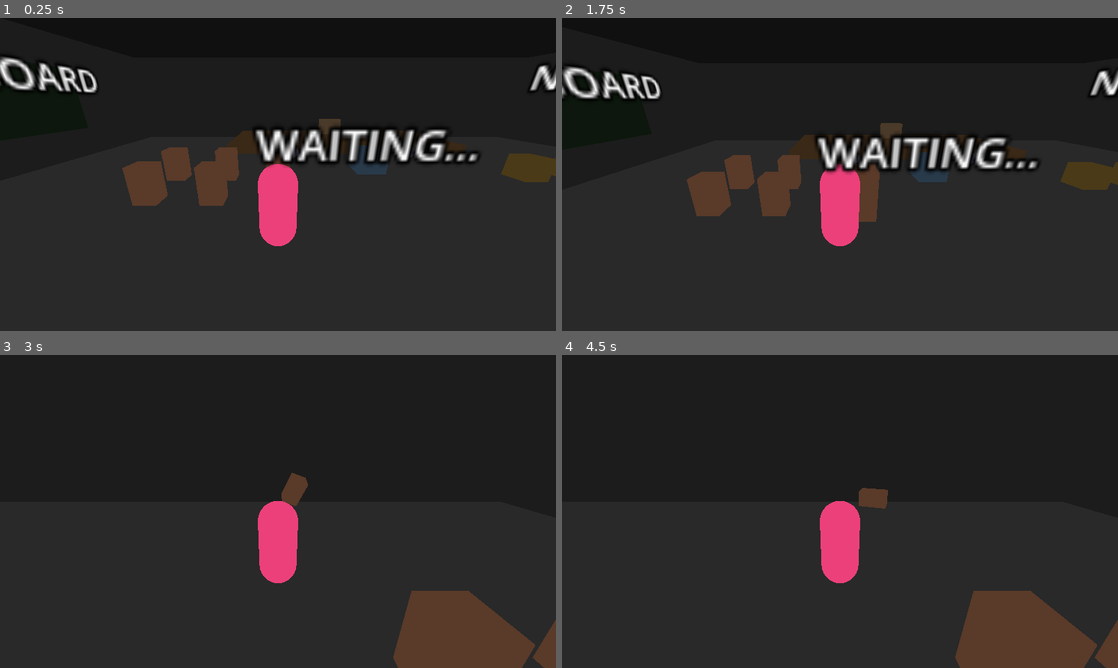
Above: before the commit, frames 1-4 (two rows, left to right).
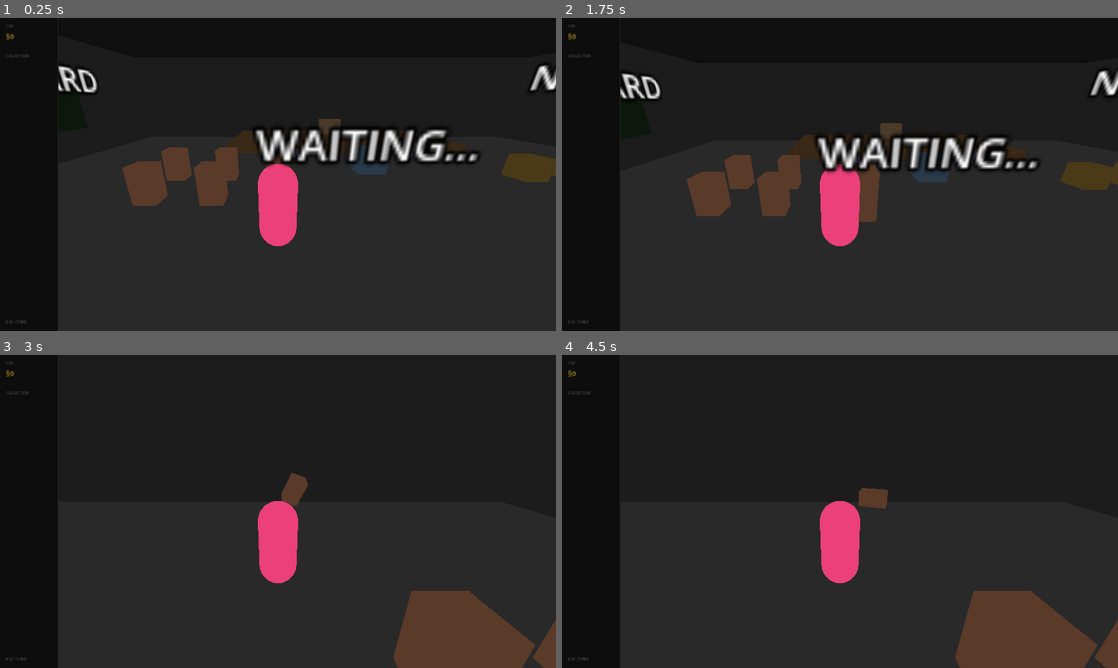
Above: after the commit, the same moments.

Repository: kevinBlum/hot-garbage
Game: Godot game, scene res://src/scenes/auction_house.tscn
Same seed, same stepped clock (60 frames per second), same inputs: the game is played once before the commit and once after it. This scene is started directly instead of the project's main scene.
Inputs:
- Up to frame 1 (0.25 s): no input
- Up to frame 2 (1.75 s): tap Enter at 0.5 s; hold W (move_forward) from 0.53 s (still down); tap E (interact) at 0.6 s; tap Space (jump) at 0.77, 1.52 s; tap Shift (sprint) at 1.35 s
- Up to frame 3 (3 s): keep holding W (move_forward); tap E (interact) at 2.1 s; tap Shift (sprint) at 2.85 s
- Up to frame 4 (4.5 s): keep holding W (move_forward); tap Space (jump) at 3.02, 3.77 s; tap E (interact) at 3.6 s; tap Shift (sprint) at 4.35 s

The runs differ from the first frame. In frame 1, 5.9% of the frame differs, in the area x 0-11%, y 4-100%; in frame 2, 5.6%; in frame 3, 5.5%; in frame 4, 5.5%.

Commit message:
feat: HUD overlay + bid countdown timer + open_bidding includes bidTimeout
- Add hud_overlay.gd: top-left strip with cash (gold), round counter, category
  collection pips, and a bid countdown label; joins hud_nodes group for refresh
- Wire auction_house.gd: _setup_canvas instantiates HUDOverlayScript on _canvas;
  _process drives bid countdown updating both in-world timer label and HUD;
  on_start_pitch calls set_round; on_open_bidding starts countdown with bid_timeout;
  on_show_bid_result stops countdown and refreshes cash
- game_session.js _openBidding now includes bidTimeout in open_bidding broadcast
- network_manager.gd propagates bidTimeout arg to all on_open_bidding handlers

Co-Authored-By: Claude Sonnet 4.6 <noreply@anthropic.com>

Diff:
--- a/hot-garbage-godot/src/network/network_manager.gd
+++ b/hot-garbage-godot/src/network/network_manager.gd
@@ -156,7 +156,8 @@
 				float(msg.get("ry", 0.0)),
 				msg.get("anim", "idle"))
 		"open_bidding":
-			get_tree().get_root().propagate_call("on_open_bidding", [], true)
+			get_tree().get_root().propagate_call("on_open_bidding",
+				[msg.get("bidTimeout", 30)], true)
 		"bid_result":
 			get_tree().get_root().propagate_call("on_show_bid_result", [msg], true)
 		"chaos":
--- a/hot-garbage-godot/src/scenes/auction_house.gd
+++ b/hot-garbage-godot/src/scenes/auction_house.gd
@@ -4,6 +4,7 @@
 const LocalPlayerScene = preload("res://src/characters/local_player.tscn")
 const RemotePlayerScene = preload("res://src/characters/remote_player.tscn")
 const ThrowablePropScript = preload("res://src/props/throwable_prop.gd")
+const HUDOverlayScript = preload("res://src/ui/hud_overlay.gd")
 
 # player_name → RemotePlayer node
 var _remote_players: Dictionary = {}
@@ -20,6 +21,7 @@
 
 # CanvasLayer populated in later tasks
 var _canvas: CanvasLayer
+var _hud: Control = null
 
 var _local_player: CharacterBody3D = null
 var _is_auctioneer: bool = false
@@ -156,9 +158,23 @@
 		marker.position = SPAWNS[i]
 		add_child(marker)
 
+func _process(delta: float) -> void:
+	if _bid_counting:
+		_bid_time_left -= delta
+		if _bid_time_left < 0.0:
+			_bid_time_left = 0.0
+			_bid_counting = false
+		var secs: int = int(ceil(_bid_time_left))
+		_timer_label.text = "%d" % secs if secs > 0 else ""
+		if _hud:
+			_hud.start_bid_countdown(_bid_time_left)
+
 func _setup_canvas() -> void:
 	_canvas = CanvasLayer.new()
 	add_child(_canvas)
+
+	_hud = HUDOverlayScript.new()
+	_canvas.add_child(_hud)
 
 func _setup_lighting() -> void:
 	var env_node := WorldEnvironment.new()
@@ -271,6 +287,8 @@
 func on_start_pitch(artifact: Dictionary, _pitch_duration: int, round: int = 1, total_rounds: int = 5) -> void:
 	_current_artifact = artifact
 	_phase_sign_label.text = "PITCH PHASE\nROUND %d/%d" % [round, total_rounds]
+	if _hud:
+		_hud.set_round(round, total_rounds)
 	var cat: String = artifact.get("category", "unknown")
 	var cat_color: Color = _UITheme.cat_color(cat)
 
@@ -291,14 +309,21 @@
 	for name in _remote_players:
 		_remote_players[name].set_crown_visible(name == p_name)
 
-func on_open_bidding() -> void:
+func on_open_bidding(bid_timeout: float = 30.0) -> void:
 	_phase_sign_label.text = "BIDDING OPEN"
+	_bid_time_left = bid_timeout
+	_bid_counting = true
 	if _auction_item:
 		_auction_item.set_interactable(false)
 		_auction_item.lock_to_pedestal()
 
 func on_show_bid_result(_result: Dictionary) -> void:
 	_phase_sign_label.text = "SOLD"
+	_bid_counting = false
+	_timer_label.text = ""
+	if _hud:
+		_hud.stop_bid_countdown()
+		_hud.update_cash(GameServer.player_cash.get(NetworkManager.local_name, 0))
 
 func on_show_chaos(_chaos: Dictionary) -> void:
 	pass
--- /dev/null
+++ b/hot-garbage-godot/src/ui/hud_overlay.gd
@@ -0,0 +1,138 @@
+extends Control
+
+const _UITheme = preload("res://src/scenes/ui_theme.gd")
+
+var _cash_label: Label
+var _round_label: Label
+var _collection_vbox: VBoxContainer
+var _countdown_label: Label
+
+func _ready() -> void:
+	add_to_group("hud_nodes")
+	# Fixed left strip, full height
+	anchor_left   = 0.0
+	anchor_top    = 0.0
+	anchor_right  = 0.0
+	anchor_bottom = 1.0
+	offset_left   = 0.0
+	offset_top    = 0.0
+	offset_right  = _UITheme.HUD_WIDTH
+	offset_bottom = 0.0
+
+	var bg := ColorRect.new()
+	bg.color = _UITheme.SURFACE
+	bg.set_anchors_preset(Control.PRESET_FULL_RECT)
+	add_child(bg)
+
+	var sep := ColorRect.new()
+	sep.color = _UITheme.BORDER
+	sep.set_anchors_preset(Control.PRESET_RIGHT_WIDE)
+	sep.custom_minimum_size = Vector2(1, 0)
+	add_child(sep)
+
+	var vbox := VBoxContainer.new()
+	vbox.set_anchors_preset(Control.PRESET_FULL_RECT)
+	vbox.offset_left   = _UITheme.PAD
+	vbox.offset_top    = _UITheme.PAD
+	vbox.offset_right  = -_UITheme.PAD
+	vbox.offset_bottom = -_UITheme.PAD
+	vbox.add_theme_constant_override("separation", _UITheme.GAP)
+	add_child(vbox)
+
+	var you_lbl := Label.new()
+	you_lbl.text = "YOU"
+	_UITheme.style_section_label(you_lbl)
+	vbox.add_child(you_lbl)
+
+	_cash_label = Label.new()
+	_cash_label.text = "§—"
+	_UITheme.style_label(_cash_label, _UITheme.FS_ARTIFACT, _UITheme.GOLD)
+	_cash_label.autowrap_mode = TextServer.AUTOWRAP_OFF
+	vbox.add_child(_cash_label)
+
+	_round_label = Label.new()
+	_round_label.text = ""
+	_UITheme.style_label(_round_label, _UITheme.FS_LABEL, _UITheme.DIM)
+	vbox.add_child(_round_label)
+
+	var col_lbl := Label.new()
+	col_lbl.text = "COLLECTION"
+	_UITheme.style_section_label(col_lbl)
+	vbox.add_child(col_lbl)
+
+	_collection_vbox = VBoxContainer.new()
+	_collection_vbox.add_theme_constant_override("separation", 4)
+	vbox.add_child(_collection_vbox)
+
+	# Spacer to push countdown to bottom
+	var spacer := Control.new()
+	spacer.size_flags_vertical = Control.SIZE_EXPAND_FILL
+	vbox.add_child(spacer)
+
+	var bid_section := Label.new()
+	bid_section.text = "BID TIMER"
+	_UITheme.style_section_label(bid_section)
+	vbox.add_child(bid_section)
+
+	_countdown_label = Label.new()
+	_countdown_label.text = ""
+	_UITheme.style_label(_countdown_label, _UITheme.FS_ARTIFACT, _UITheme.GOLD)
+	_countdown_label.autowrap_mode = TextServer.AUTOWRAP_OFF
+	_countdown_label.visible = false
+	vbox.add_child(_countdown_label)
+
+	refresh()
+
+func refresh() -> void:
+	var own_id: String = NetworkManager.local_name
+	var cash: int = GameServer.player_cash.get(own_id, 0)
+	_cash_label.text = "§%d" % cash
+
+	for child in _collection_vbox.get_children():
+		child.queue_free()
+
+	var artifacts: Array = GameServer.player_artifacts.get(own_id, [])
+	var by_cat: Dictionary = {}
+	for a in artifacts:
+		var cat: String = a.get("category", "")
+		by_cat[cat] = by_cat.get(cat, 0) + 1
+
+	for cat in by_cat:
+		var row := Label.new()
+		row.text = "■ %s ×%d" % [cat.capitalize(), by_cat[cat]]
+		_UITheme.style_label(row, _UITheme.FS_LABEL, _UITheme.cat_color(cat))
+		row.autowrap_mode = TextServer.AUTOWRAP_OFF
+		_collection_vbox.add_child(row)
+
+func set_round(round: int, total: int) -> void:
+	_round_label.text = "ROUND %d / %d" % [round, total]
+
+func update_cash(amount: int) -> void:
+	_cash_label.text = "§%d" % amount
+
+func update_round(round: int, total: int) -> void:
+	set_round(round, total)
+
+func update_collection(artifacts: Array) -> void:
+	for child in _collection_vbox.get_children():
+		child.queue_free()
+
+	var by_cat: Dictionary = {}
+	for a in artifacts:
+		var cat: String = a.get("category", "")
+		by_cat[cat] = by_cat.get(cat, 0) + 1
+
+	for cat in by_cat:
+		var row := Label.new()
+		row.text = "■ %s ×%d" % [cat.capitalize(), by_cat[cat]]
+		_UITheme.style_label(row, _UITheme.FS_LABEL, _UITheme.cat_color(cat))
+		row.autowrap_mode = TextServer.AUTOWRAP_OFF
+		_collection_vbox.add_child(row)
+
+func start_bid_countdown(seconds: float) -> void:
+	_countdown_label.visible = true
+	_countdown_label.text = "%d" % int(ceil(seconds))
+
+func stop_bid_countdown() -> void:
+	_countdown_label.visible = false
+	_countdown_label.text = ""
Not shown, changed: hot-garbage-server/game_session.js
